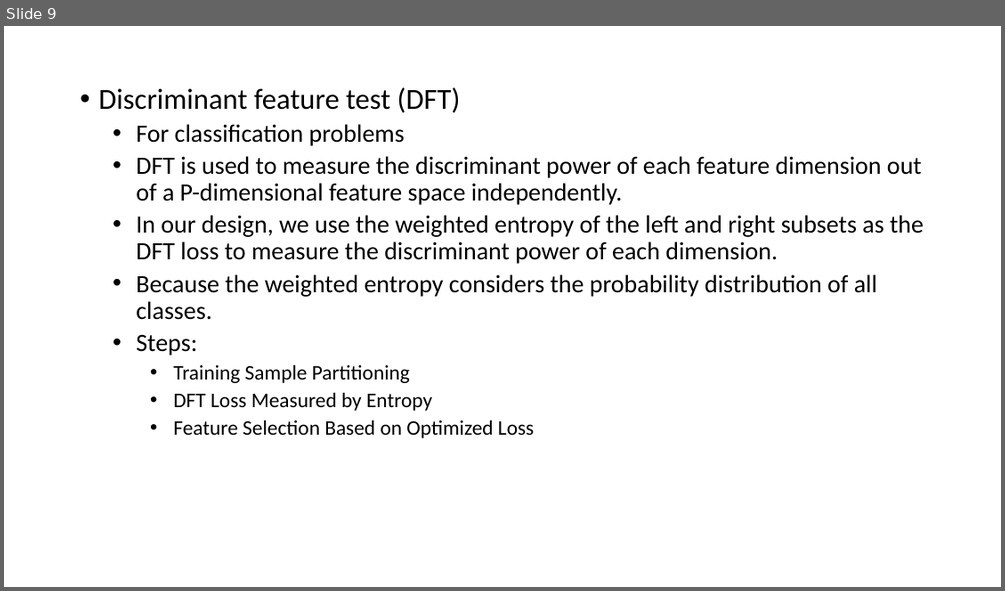
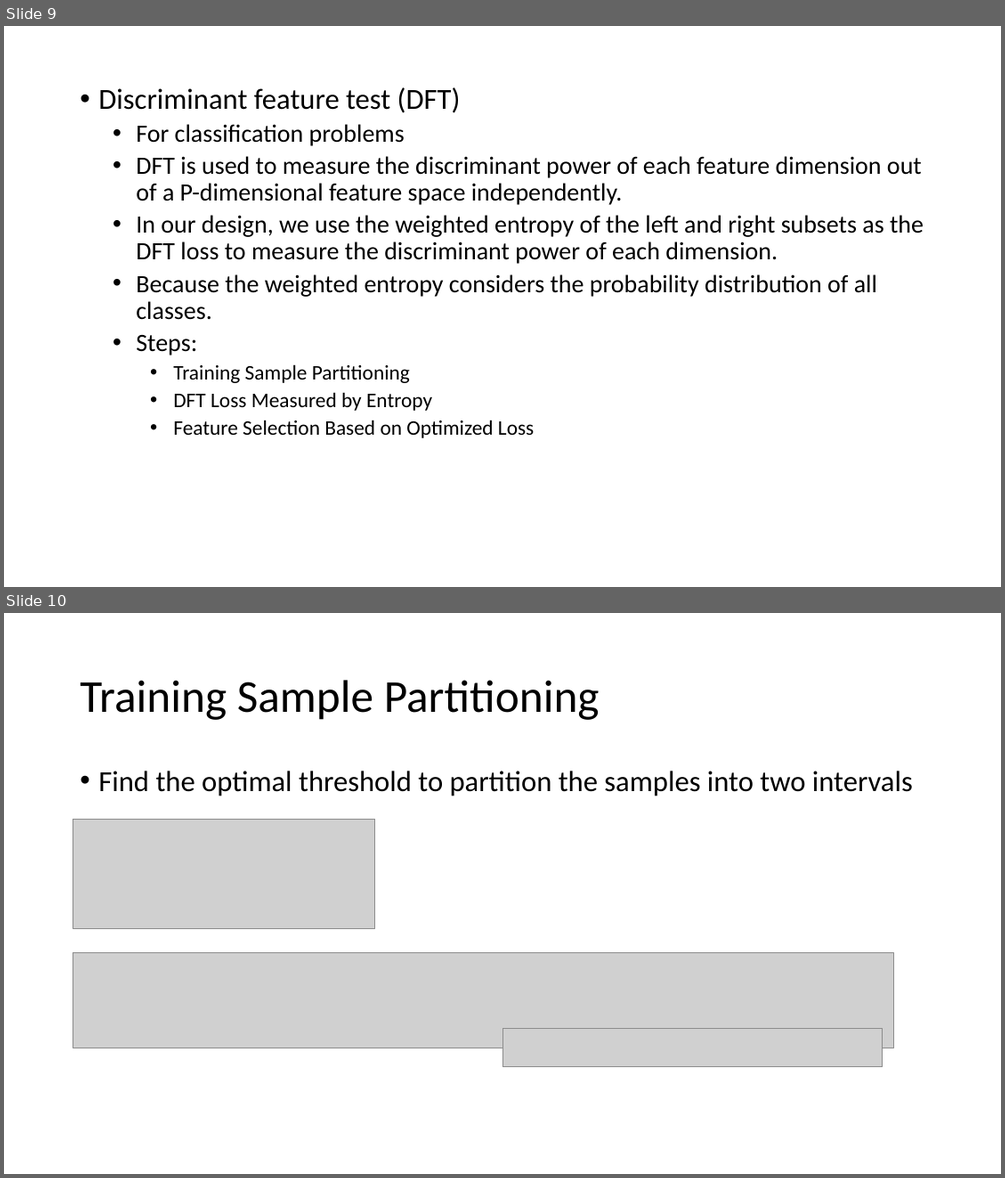
Before and after one commit to Vincent1837/Schools, a slide deck: Low_Powered_AI_Lab/GL.pptx. Shown one above the other, each under a label of ours: slide 9 before the commit, slides 9 and 10 after it. The pictures are 1005x591 and 1005x1178 pixels, drawn with LibreOffice and Linux fonts; fonts in the diff are those of the drawing; grey boxes stand for pictures. Boxes give left, top, right and bottom in pixels: in the first picture for what was removed or moved away, otherwise in the second. Text is boxed around its words. In the diff, an @@ line names an element or a change of style, - is before the commit and + after.

```diff
--- a/Low_Powered_AI_Lab/GL.pptx
+++ b/Low_Powered_AI_Lab/GL.pptx
@@ slide 10 added at (x1=4, y1=613, x2=1001, y2=1174), background #FFFFFF @@
@@ title added at (x1=80, y1=680, x2=599, y2=720), 44 pt, text #000000 @@
+Training Sample Partitioning
@@ text added at (x1=98, y1=771, x2=913, y2=796), 28 pt, text #000000 @@
+• Find the optimal threshold to partition the samples into two intervals
@@ picture added at (x1=73, y1=819, x2=376, y2=929) @@
@@ picture added at (x1=73, y1=952, x2=894, y2=1047) @@
@@ picture added at (x1=502, y1=1028, x2=882, y2=1067) @@
```
Also in this commit, not shown: 6 other slides added, 3 other files.
